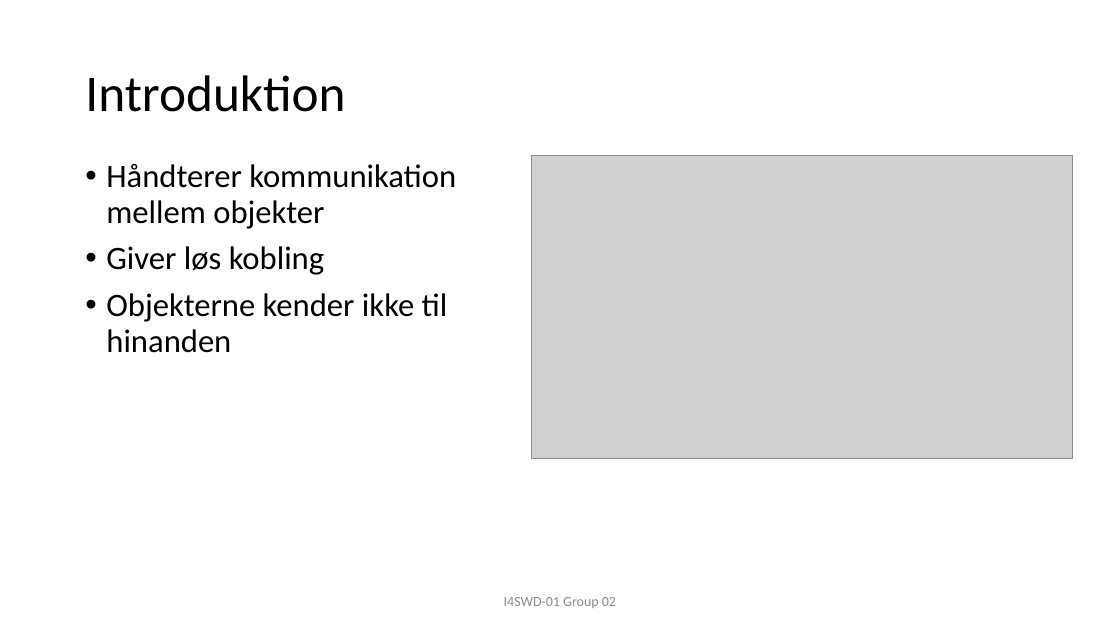
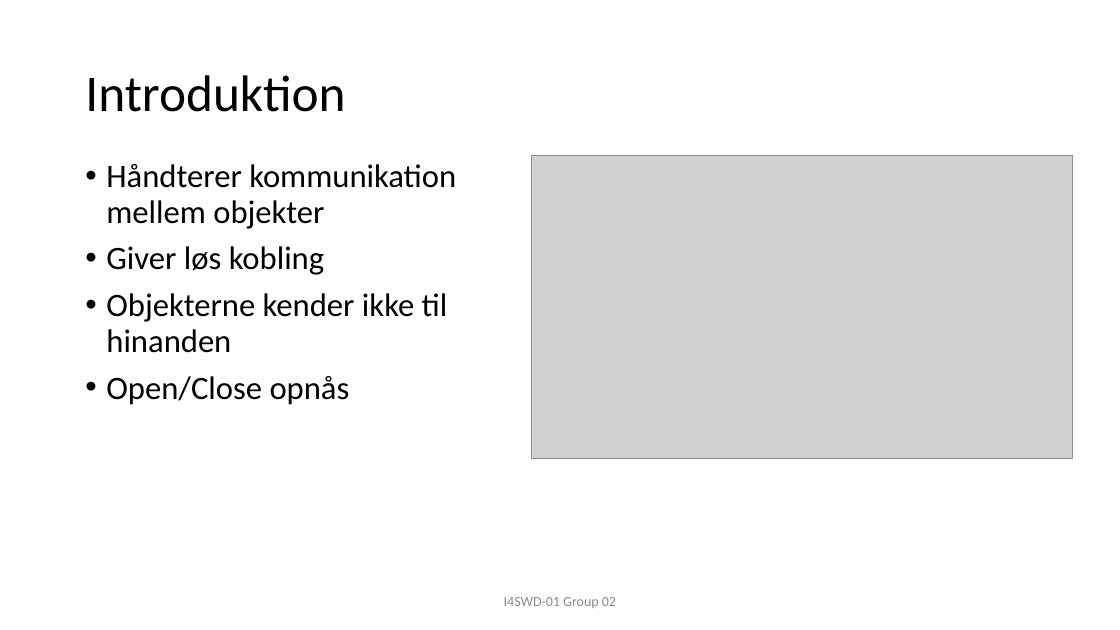
Before and after one commit to JonasRasborg/SWD, a slide deck: slide 2 of F17-I4SWD-AfsluttendeOpgaveGruppe02-Mediator-presenstation.pptx. Drawn at 1120x630 pixels with LibreOffice and Linux fonts; fonts in the diff are those of the drawing; grey boxes stand for pictures. Boxes give left, top, right and bottom in pixels: in the first picture for what was removed or moved away, otherwise in the second. Text is boxed around its words. In the diff, an @@ line names an element or a change of style, - is before the commit and + after.

```diff
--- a/F17-I4SWD-AfsluttendeOpgaveGruppe02-Mediator-presenstation.pptx
+++ b/F17-I4SWD-AfsluttendeOpgaveGruppe02-Mediator-presenstation.pptx
@@ text at bbox=[106, 376, 350, 405]: paragraph added @@
+• Open/Close opnås
```
Also in this commit, not shown: 4 other slides changed.
